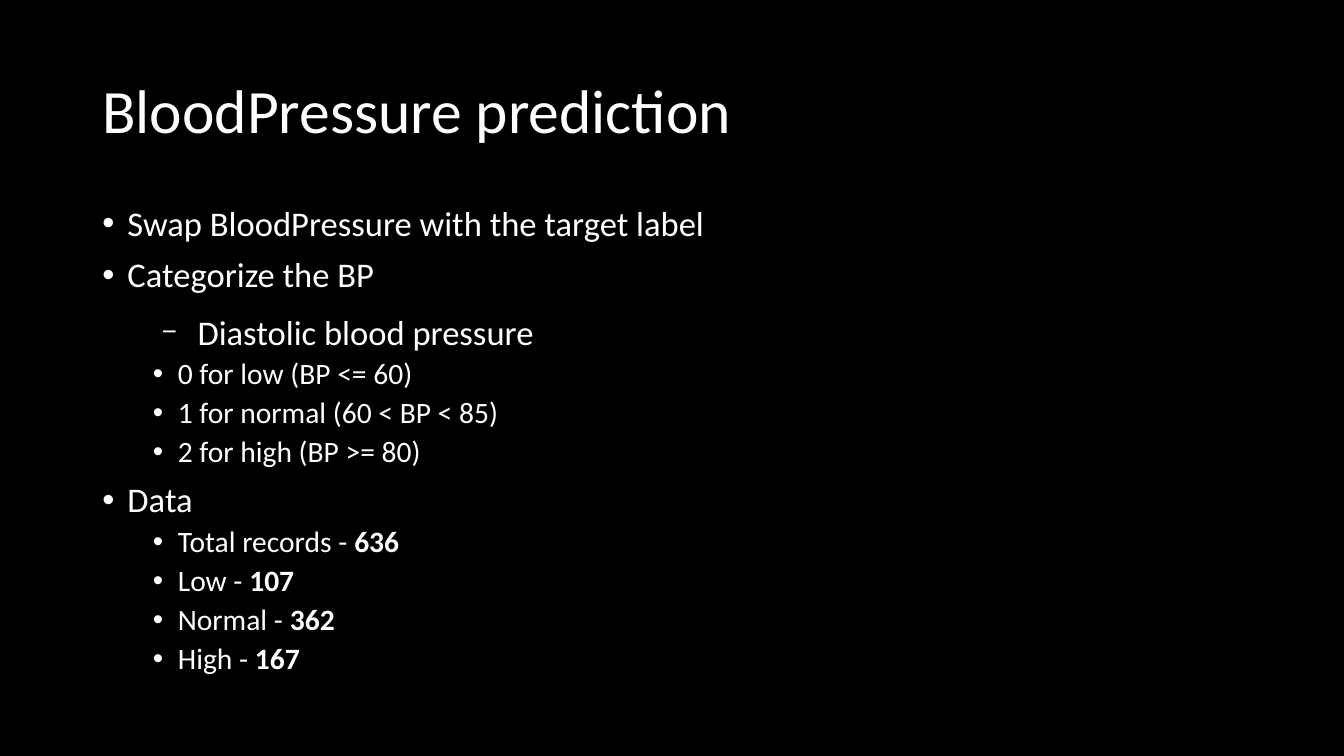
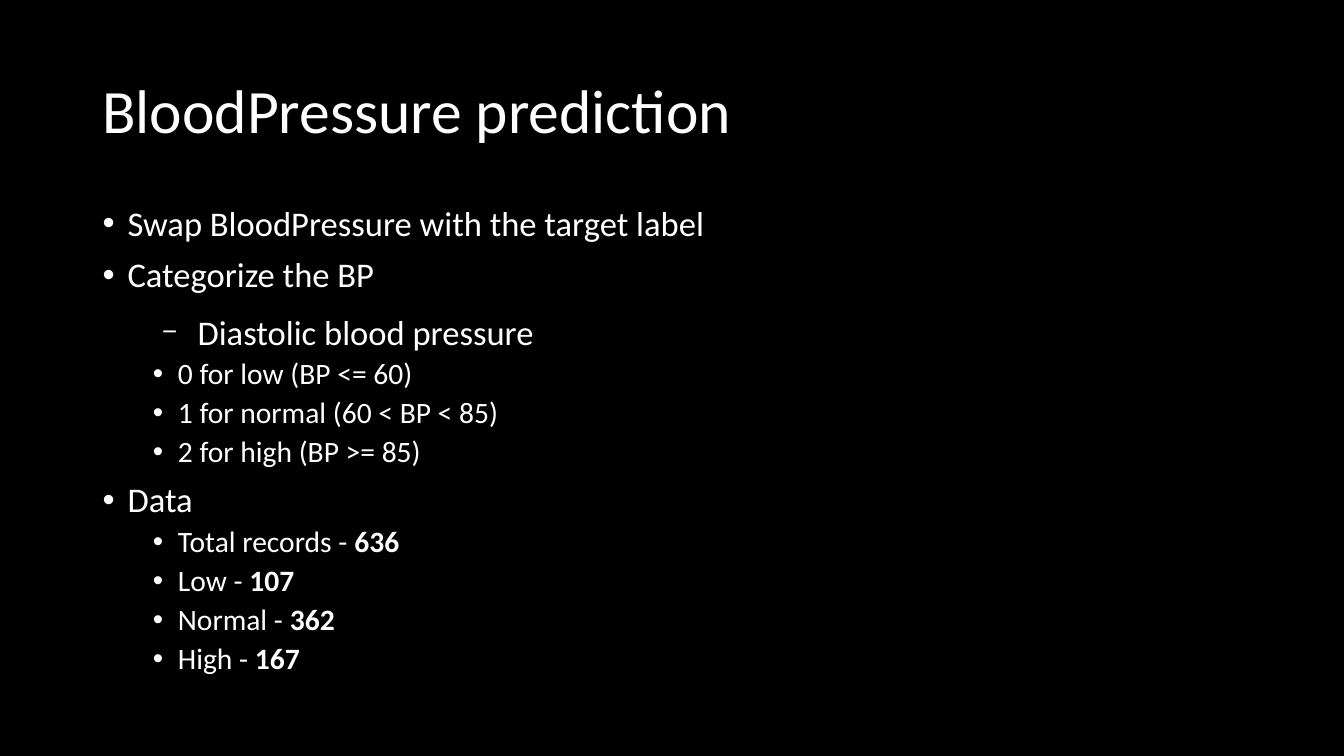
Before and after one commit to acen20/ML-Ensembles-on-PIMA, a slide deck: slide 19 of ML-Classification-on-PIMA.pptx. Drawn at 1344x756 pixels with LibreOffice and Linux fonts; fonts in the diff are those of the drawing. Boxes give left, top, right and bottom in pixels: in the first picture for what was removed or moved away, otherwise in the second. Text is boxed around its words. In the diff, an @@ line names an element or a change of style, - is before the commit and + after.

```diff
--- a/ML-Classification-on-PIMA.pptx
+++ b/ML-Classification-on-PIMA.pptx
@@ text at (x1=178, y1=440, x2=421, y2=467): text changed @@
-  • 2 for high (BP >= 80)
+  • 2 for high (BP >= 85)
```
Also in this commit, not shown: 1 other slide changed, 2 slides removed, 8 other files.
